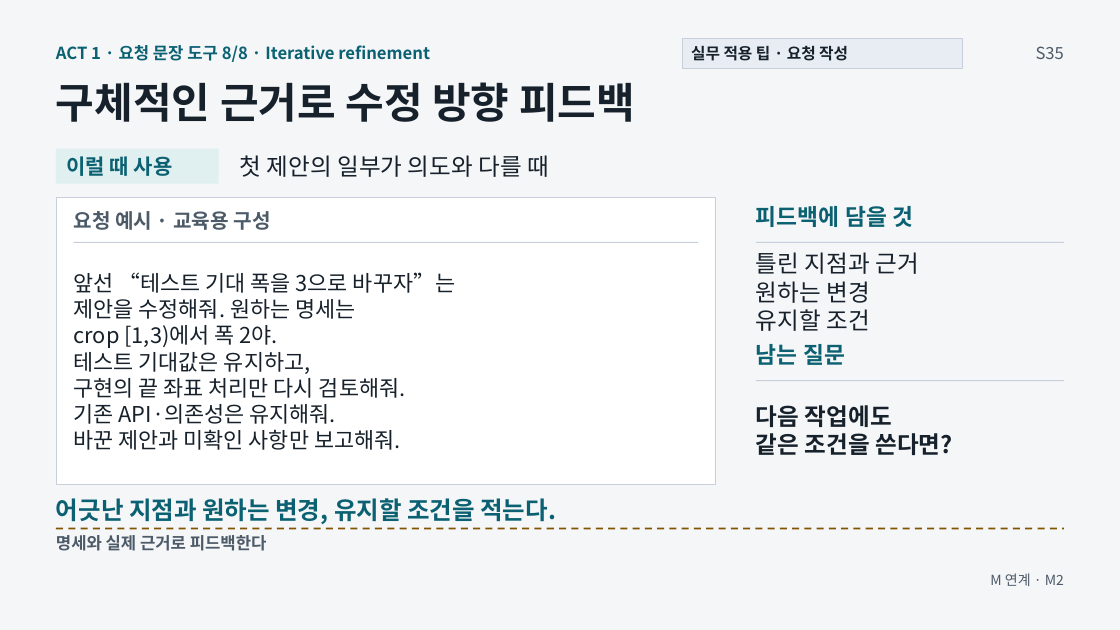
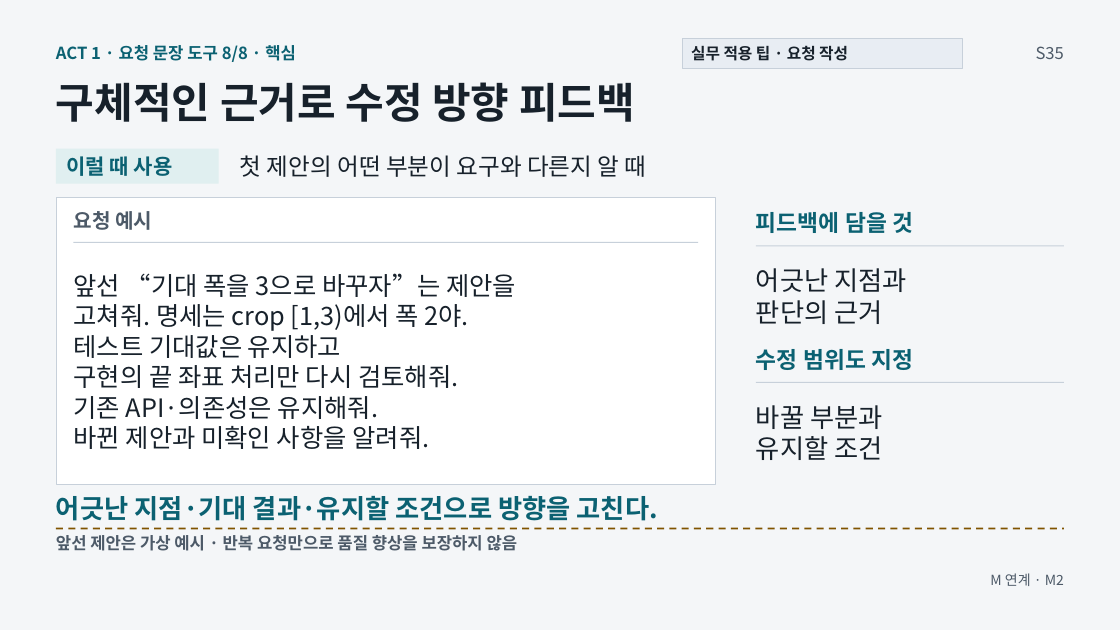
Before and after one commit to GideokKim/ai-dev-training, a slide deck: slide 21 of production/ACT_1.pptx. Drawn at 1120x630 pixels with LibreOffice and Linux fonts; fonts in the diff are those of the drawing. Boxes give left, top, right and bottom in pixels: in the first picture for what was removed or moved away, otherwise in the second. Text is boxed around its words. In the diff, an @@ line names an element or a change of style, - is before the commit and + after.

```diff
--- a/production/ACT_1.pptx
+++ b/production/ACT_1.pptx
@@ text at [56, 45, 296, 62]: text changed @@
-ACT 1 · 요청 문장 도구 8/8 · Iterative refinement
+ACT 1 · 요청 문장 도구 8/8 · 핵심
@@ text at [240, 155, 647, 177]: text changed @@
-첫 제안의 일부가 의도와 다를 때
+첫 제안의 어떤 부분이 요구와 다른지 알 때
@@ text "피드백에 담을 것": place and size @@
-text "피드백에 담을 것" at [756, 206, 913, 227]
+text "피드백에 담을 것" at [756, 212, 913, 233]
@@ text at [74, 211, 152, 230]: text changed @@
-요청 예시 · 교육용 구성
+요청 예시
@@ line moved from (756, 243) - (1065, 243) to (756, 246) - (1065, 246) @@
@@ text at [756, 268, 907, 324]: text changed; size 20.2 to 22.5 pt @@
-틀린 지점과 근거
-원하는 변경
-유지할 조건
+어긋난 지점과
+판단의 근거
@@ text at [74, 273, 516, 358]: text changed; size 18.8 to 21.8 pt @@
-앞선 “테스트 기대 폭을 3으로 바꾸자”는
-제안을 수정해줘. 원하는 명세는
-crop [1,3)에서 폭 2야.
-테스트 기대값은 유지하고,
+앞선 “기대 폭을 3으로 바꾸자”는 제안을
+고쳐줘. 명세는 crop [1,3)에서 폭 2야.
+테스트 기대값은 유지하고
@@ text at [756, 349, 913, 370]: text changed @@
-남는 질문
+수정 범위도 지정
@@ text at [74, 365, 458, 419]: size 18.8 to 21.8 pt in "구현의 끝 좌표 처리만 다시 검토해줘.", "기존 API·의존성은 유지해줘." @@
@@ text at [756, 405, 883, 460]: text changed; size 20.2 to 22.5 pt; bold off @@
-다음 작업에도
-같은 조건을 쓴다면?
+바꿀 부분과
+유지할 조건
@@ text at [74, 426, 430, 449]: text changed; size 18.8 to 21.8 pt @@
-바꾼 제안과 미확인 사항만 보고해줘.
+바뀐 제안과 미확인 사항을 알려줘.
@@ text at [56, 496, 658, 521]: text changed; size 21 to 22.5 pt @@
-어긋난 지점과 원하는 변경, 유지할 조건을 적는다.
+어긋난 지점·기대 결과·유지할 조건으로 방향을 고친다.
@@ text at [56, 535, 518, 551]: text changed @@
-명세와 실제 근거로 피드백한다
+앞선 제안은 가상 예시 · 반복 요청만으로 품질 향상을 보장하지 않음
```
Also in this commit, not shown: 7 other slides changed, 39 other files.
